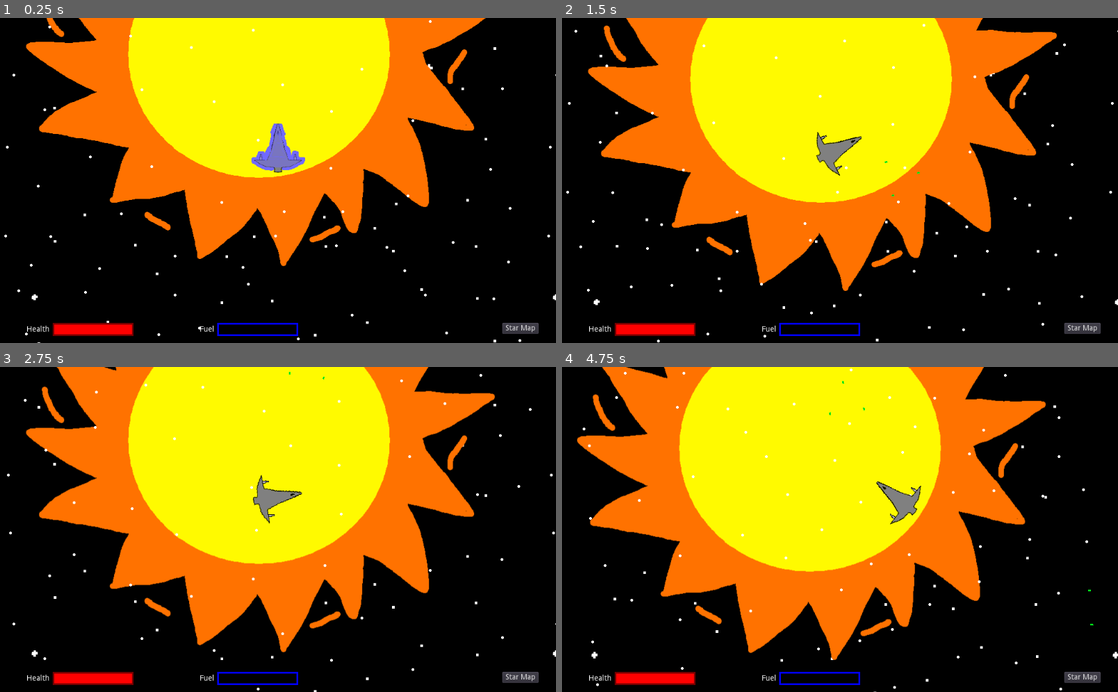
Above: before the commit, frames 1-4 (two rows, left to right).
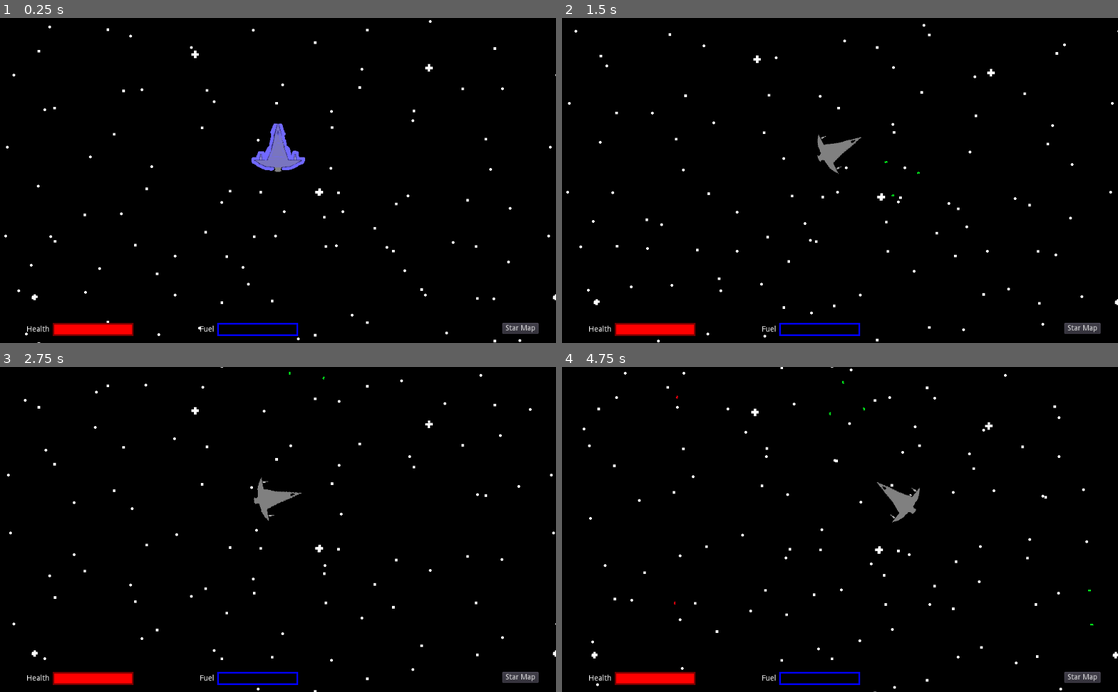
Above: after the commit, the same moments.

Repository: jlpatter/GodotSpaceShooter
Game: Godot game, scene res://src/Levels/Level1.tscn
Same seed, same stepped clock (60 frames per second), same inputs: the game is played once before the commit and once after it. The project has no main scene, so this scene is started directly.
Inputs:
- Up to frame 1 (0.25 s): no input
- Up to frame 2 (1.5 s): hold D (move_right) 0.53-1.28 s; tap Space (shoot) at 0.6, 1.35 s; hold A (move_left) from 1.28 s (still down)
- Up to frame 3 (2.75 s): release A (move_left) at 2.03 s; hold D (move_right) from 2.03 s (still down); tap Space (shoot) at 2.1 s
- Up to frame 4 (4.75 s): release D (move_right) at 2.78 s; hold W (move_up) 2.78-3.53 s; tap Space (shoot) at 2.85, 3.6, 4.35 s; hold A (move_left) from 3.53 s (still down)

The runs differ from the first frame. In frame 1, 39% of the frame differs, in the area x 4-88%, y 0-77%; in frame 2, 44%; in frame 3, 47%; in frame 4, 48%, in the area x 2-87%, y 0-91%.

Commit message:
Set sun to be randomly placed and fixed fuel going over 100

Diff:
--- a/src/Actors/Player.gd
+++ b/src/Actors/Player.gd
@@ -109,8 +109,9 @@
 			explode()
 
 func increase_fuel(var amount):
-	PlayerVariables.fuel += amount
-	get_parent().get_node("CanvasLayer/UI/FuelBar").value = PlayerVariables.fuel
+	if PlayerVariables.fuel + amount <= 100:
+		PlayerVariables.fuel += amount
+		get_parent().get_node("CanvasLayer/UI/FuelBar").value = PlayerVariables.fuel
 
 func decrease_fuel(var amount):
 	PlayerVariables.fuel -= amount
--- a/src/Levels/Level1.gd
+++ b/src/Levels/Level1.gd
@@ -4,6 +4,8 @@
 onready var enemy_prefab = preload("res://src/Actors/Enemy1.tscn")
 
 func _ready():
+	get_node("ParallaxBackground/ParallaxLayer2/LargeSun").position = Vector2(GlobalVariables.rng.randf() * 2000 - 1000, GlobalVariables.rng.randf() * 2000 - 1000)
+
 	var asteroid_num = GlobalVariables.rng.randi() % 3 + 2
 	var enemy_num = GlobalVariables.rng.randi() % 7 + 3
 
